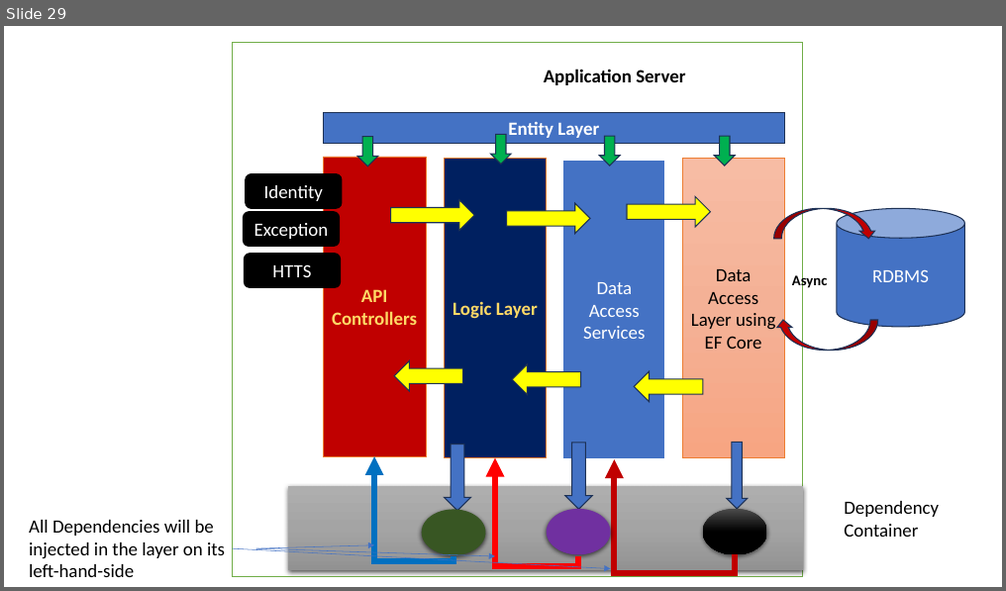
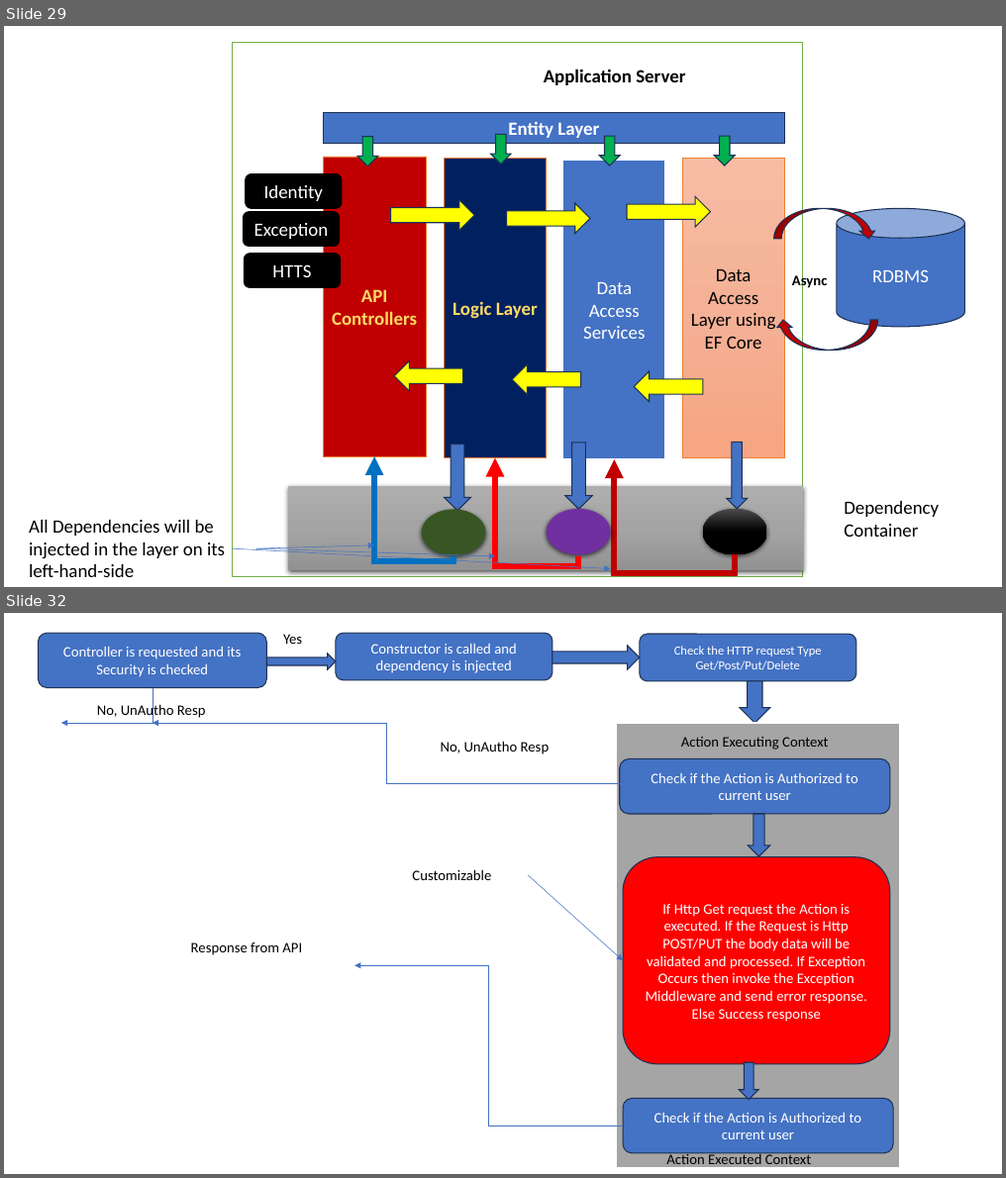
Before and after one commit to maheshsabnis/NetAppsNice, a slide deck: ppts.pptx. Shown one above the other, each under a label of ours: slide 29 before the commit, slides 29 and 32 after it; the slides between them are not shown. The pictures are 1006x591 and 1006x1178 pixels, drawn with LibreOffice and Linux fonts; fonts in the diff are those of the drawing. Boxes give left, top, right and bottom in pixels: in the first picture for what was removed or moved away, otherwise in the second. Text is boxed around its words. In the diff, an @@ line names an element or a change of style, - is before the commit and + after.

```diff
--- a/ppts.pptx
+++ b/ppts.pptx
@@ slide 32 added at <box>4,613,1002,1174</box>, background #FFFFFF @@
@@ rounded rectangle added at <box>38,633,266,688</box>, fill #4472C4, outline #1E3256 1 pt, 14 pt, text #FFFFFF @@
+Controller is requested and its Security is checked
@@ text added at <box>283,634,302,644</box>, 14 pt, text #000000 @@
+Yes
@@ rounded rectangle added at <box>336,633,552,680</box>, fill #4472C4, outline #1E3256 1 pt, 14 pt, text #FFFFFF @@
+Constructor is called and dependency is injected
@@ rounded rectangle added at <box>640,634,856,681</box>, fill #4472C4, outline #1E3256 1 pt, 12 pt, text #FFFFFF @@
+Check the HTTP request Type Get/Post/Put/Delete
@@ right arrow added at <box>266,654,336,669</box>, fill #4472C4, outline #1E3256 1 pt @@
@@ right arrow added at <box>552,646,640,669</box>, fill #4472C4, outline #1E3256 1 pt @@
@@ elbow arrow added from (152, 688) to (61, 723), #4472C4 0.5 pt @@
@@ down arrow added at <box>740,681,770,723</box>, fill #4472C4, outline #1E3256 1 pt @@
@@ text added at <box>97,702,206,719</box>, 14 pt, text #000000 @@
+No, UnAutho Resp
@@ elbow arrow added from (620, 783) to (152, 723), #4472C4 0.5 pt @@
@@ rectangle added at <box>617,723,901,1168</box>, fill #A5A5A5, outline #FFFFFF 1.5 pt @@
@@ text added at <box>441,741,549,755</box>, 14 pt, text #000000 @@
+No, UnAutho Resp
@@ rounded rectangle added at <box>620,759,890,814</box>, fill #4472C4, outline #1E3256 1 pt, 14 pt, text #FFFFFF @@
+Check if the Action is Authorized to current user
@@ text added at <box>681,737,828,750</box>, 14 pt, text #000000 @@
+Action Executing Context
@@ down arrow added at <box>748,814,770,858</box>, fill #4472C4, outline #1E3256 1 pt @@
@@ text added at <box>412,869,491,880</box>, 14 pt, text #000000 @@
+Customizable
@@ arrow added from (528, 875) to (623, 961), #4472C4 0.5 pt @@
@@ rounded rectangle added at <box>623,858,890,1064</box>, fill #FF0000, outline #1E3256 1 pt, 14 pt, text #FFFFFF @@
+If Http Get request the Action is executed. If the Request is Http POST/PUT the body data will be validated and processed. If Exception Occurs then invoke the Exception Middleware and send error response. Else Success response
@@ text added at <box>191,943,302,956</box>, 14 pt, text #000000 @@
+Response from API
@@ elbow arrow added from (623, 1126) to (354, 965), #4472C4 0.5 pt @@
@@ down arrow added at <box>740,1062,758,1100</box>, fill #4472C4, outline #1E3256 1 pt @@
@@ rounded rectangle added at <box>623,1099,893,1154</box>, fill #4472C4, outline #1E3256 1 pt, 14 pt, text #FFFFFF @@
+Check if the Action is Authorized to current user
@@ text added at <box>666,1153,811,1169</box>, 14 pt, text #000000 @@
+Action Executed Context
```
Also in this commit, not shown: 2 other slides added, 6 other files.
